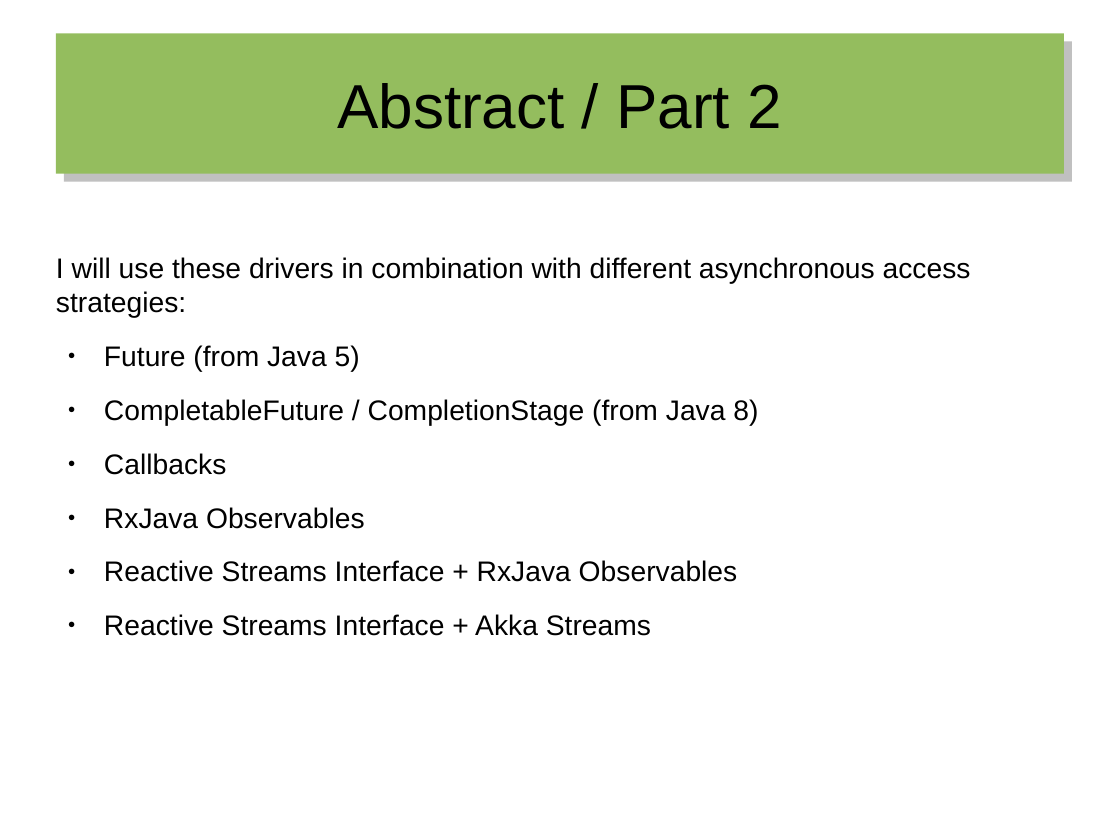
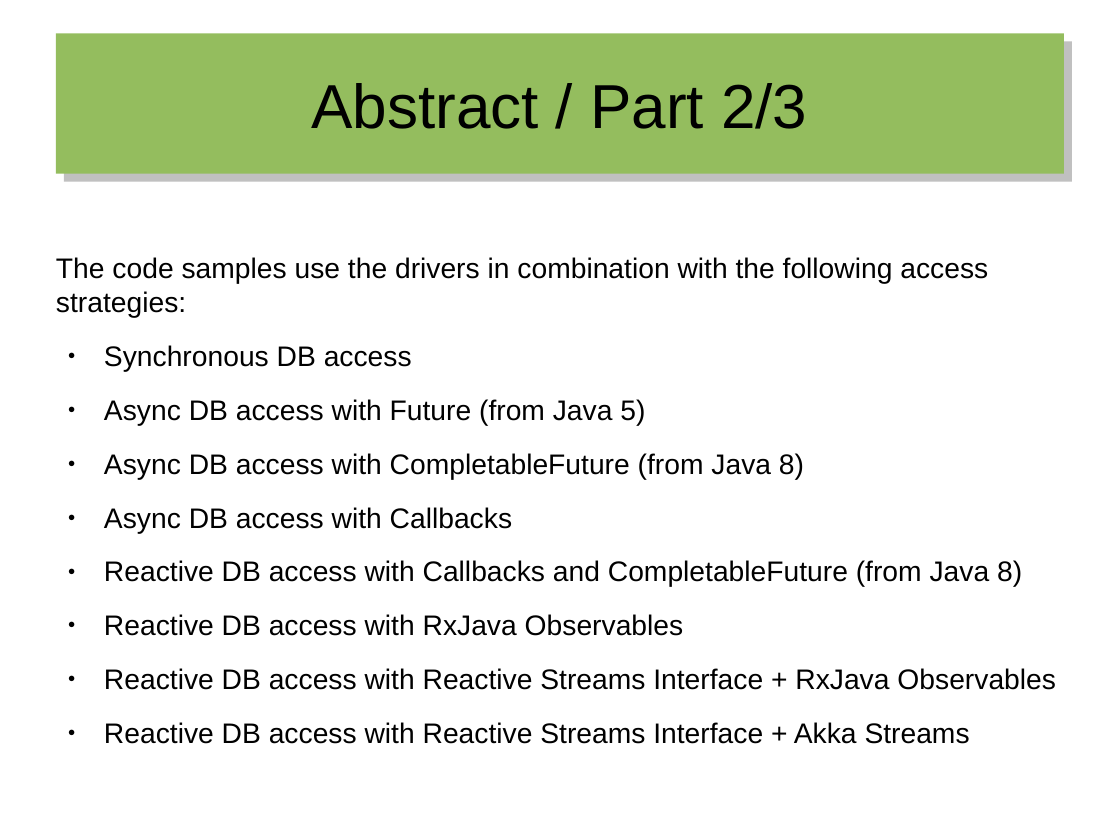
Before and after one commit to hermannhueck/reactive-mongo-access, a slide deck: slide 4 of Slides/2016-06_Reactive Mongo Access from Java 8.odp. Drawn at 1120x840 pixels with LibreOffice and Linux fonts; fonts in the diff are those of the drawing. Boxes give left, top, right and bottom in pixels: in the first picture for what was removed or moved away, otherwise in the second. Text is boxed around its words. In the diff, an @@ line names an element or a change of style, - is before the commit and + after.

Commit message:
Scala Slides; New examples with Casbah driver; Some code improvements

```diff
--- a/Slides/2016-06_Reactive Mongo Access from Java 8.odp
+++ b/Slides/2016-06_Reactive Mongo Access from Java 8.odp
@@ title at (311,83,807,129): text changed @@
-Abstract / Part 2
+Abstract / Part 2/3
@@ text at (56,257,1056,744): text changed @@
-I will use these drivers in combination with different asynchronous access strategies:
-● Future (from Java 5)
-● CompletableFuture / CompletionStage (from Java 8)
-● Callbacks
-● RxJava Observables
-● Reactive Streams Interface + RxJava Observables
-● Reactive Streams Interface + Akka Streams
+The code samples use the drivers in combination with the following access strategies:
+● Synchronous DB access
+● Async DB access with Future (from Java 5)
+● Async DB access with CompletableFuture (from Java 8)
+● Async DB access with Callbacks
+● Reactive DB access with Callbacks and CompletableFuture (from Java 8)
+● Reactive DB access with RxJava Observables
+● Reactive DB access with Reactive Streams Interface + RxJava Observables
+● Reactive DB access with Reactive Streams Interface + Akka Streams
```
Also in this commit, not shown: 33 other slides changed, 4 slides added, 1 slide removed, 30 other files.
